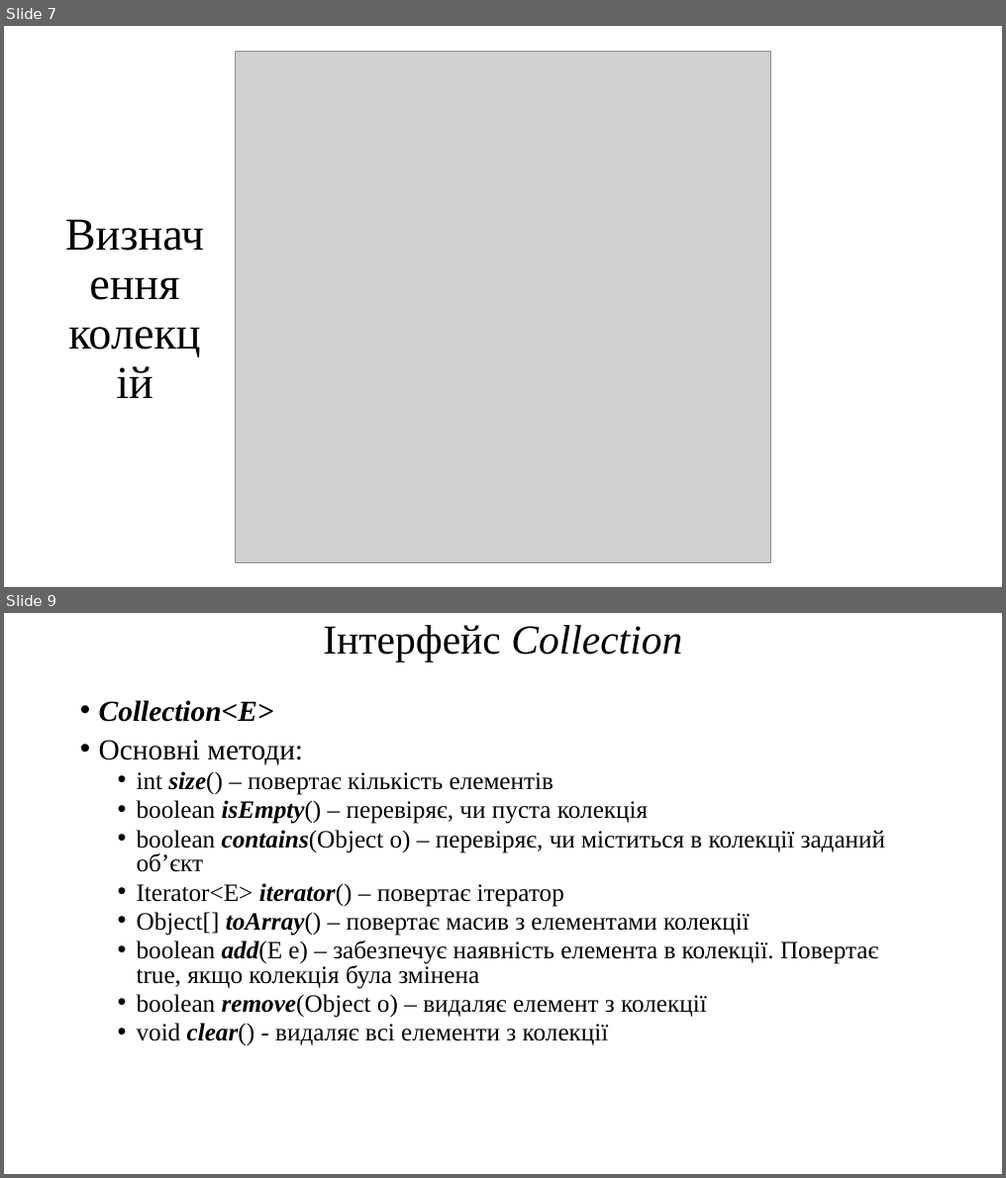
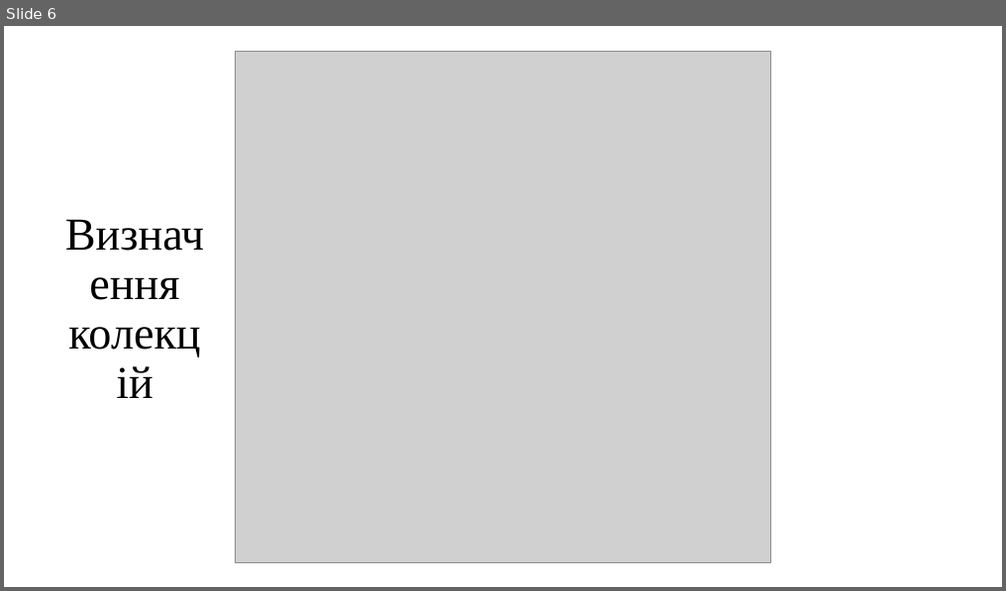
Before and after one commit to arg3ntuum/JavaCourse, a slide deck: Java Урок 19 Колекції. Iterable Comparator Map. Пошук і сортування.pptx. Shown one above the other, each under a label of ours: slides 7 and 9 before the commit, slide 6 after it; the slides between them are not shown. The pictures are 1006x1178 and 1006x591 pixels, drawn with LibreOffice and Linux fonts; fonts in the diff are those of the drawing; grey boxes stand for pictures. Boxes give left, top, right and bottom in pixels: in the first picture for what was removed or moved away, otherwise in the second. Text is boxed around its words. In the diff, an @@ line names an element or a change of style, - is before the commit and + after.

```diff
--- a/Java Урок 19 Колекції. Iterable Comparator Map. Пошук і сортування.pptx
+++ b/Java Урок 19 Колекції. Iterable Comparator Map. Пошук і сортування.pptx
@@ slide 9 removed at bbox=[4, 613, 1002, 1174], background #FFFFFF @@
@@ title removed at bbox=[323, 625, 682, 663] @@
-Інтерфейс Collection
@@ text removed at bbox=[99, 700, 886, 1046] @@
-• Collection<E>
-• Основні методи:
-  • int size() – повертає кількість елементів
-  • boolean isEmpty() – перевіряє, чи пуста колекція
-  • boolean contains(Object o) – перевіряє, чи міститься в колекції заданий об’єкт
-  • Iterator<E> iterator() – повертає ітератор
-  • Object[] toArray() – повертає масив з елементами колекції
-  • boolean add(E e) – забезпечує наявність елемента в колекції. Повертає true, якщо колекція була змінена
-  • boolean remove(Object o) – видаляє елемент з колекції
-  • void clear() - видаляє всі елементи з колекції
@@ what was slide 7 is now slide 6 @@
```
Also in this commit, not shown: 10 other slides removed, 30 other files.
